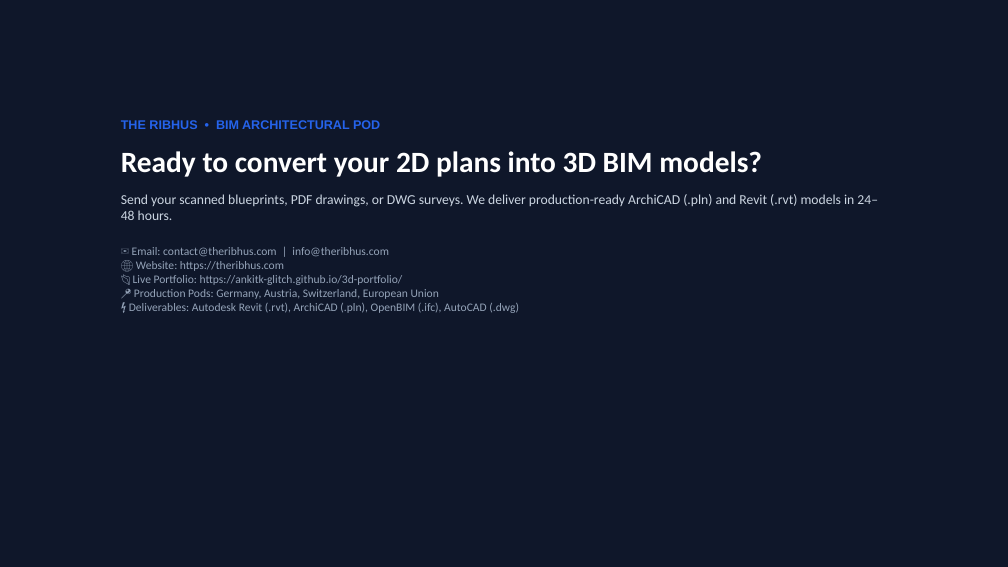
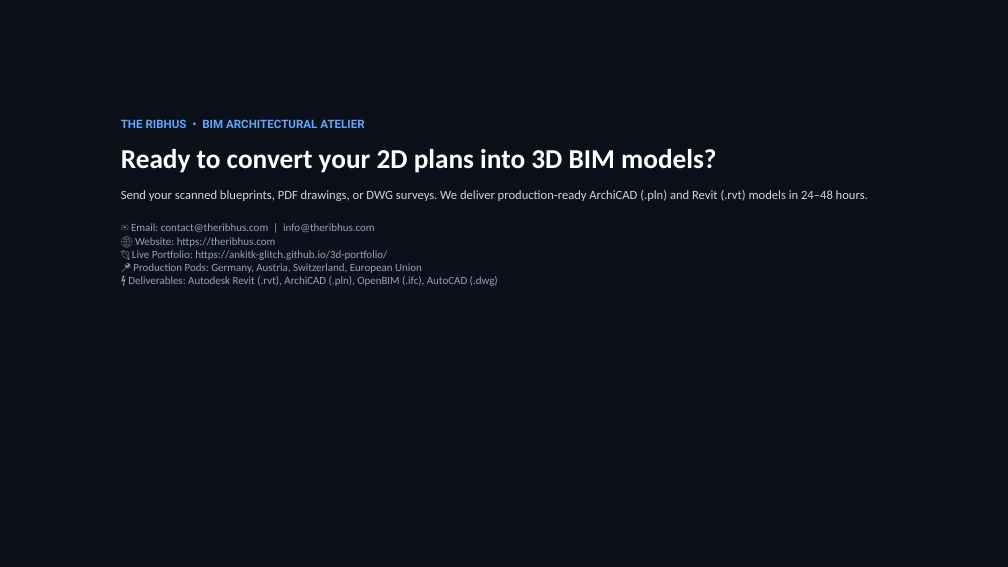
Before and after one commit to ankitk-glitch/3d-portfolio, a slide deck: slide 12 of Modern_House_BIM_Portfolio_The_Ribhus.pptx. Drawn at 1008x567 pixels with LibreOffice and Linux fonts; fonts in the diff are those of the drawing. Boxes give left, top, right and bottom in pixels: in the first picture for what was removed or moved away, otherwise in the second. Text is boxed around its words. In the diff, an @@ line names an element or a change of style, - is before the commit and + after.

Commit message:
style: elevate typography with Plus Jakarta Sans & JetBrains Mono and apply refined architectural atelier color theme across website & PPTX

```diff
--- a/Modern_House_BIM_Portfolio_The_Ribhus.pptx
+++ b/Modern_House_BIM_Portfolio_The_Ribhus.pptx
@@ rectangle at [0, 0, 1008, 567]: fill #0F172A to #0C101A; outline #0F172A 0.75 pt to #0C101A 0.75 pt @@
@@ text at [121, 119, 364, 128]: text changed; size 12 to 11 pt; font Arial to Roboto; text colour #2563EB to #60A5FA @@
-THE RIBHUS • BIM ARCHITECTURAL POD
+THE RIBHUS • BIM ARCHITECTURAL ATELIER
@@ text at [121, 149, 868, 286]: size 28 to 26 pt in "Ready to convert your 2D plans into ..."; size 13 to 12 pt in "Send your scanned blueprints, PDF drawings, or ..."; size 11 to 10.5 pt in "✉️ Email: contact@theribhus.com | info@theribhus.com 🌐 Websi ..."; less space between paragraphs @@
```
Also in this commit, not shown: 11 other slides changed, 8 other files.
